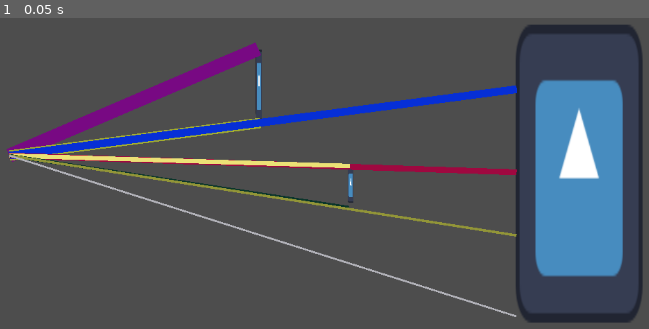
Above: before the commit, frame 1.
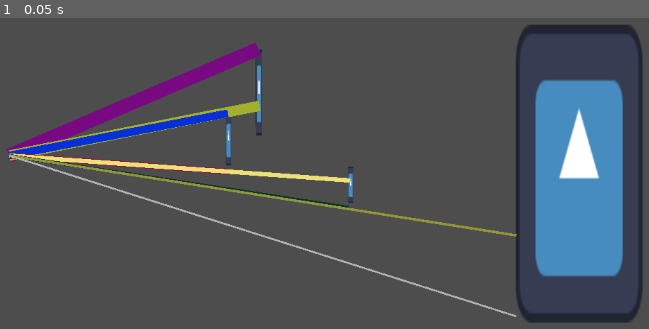
Above: after the commit, the same moment.

Repository: pancholope321/Wave-Mage
Game: Godot game, scene res://Scenes/fightScene.tscn
The game is run twice, just before and just after one commit, with the same random seed, the same clock (stepped at 60 frames per second) and the same inputs. The project has no main scene, so this scene is started directly. The engine's default icon, where the game draws it, is replaced by a stand-in: a white triangle on a blue panel in a dark square.
Inputs:
- Up to frame 1 (0.05 s): no input

The runs differ from the first frame. In frame 1, 5.3% of the frame differs, in the area x 1-80%, y 14-54%.

Commit message:
base code done

Diff:
--- a/Scenes/fightScene.tscn
+++ b/Scenes/fightScene.tscn
@@ -23,12 +23,12 @@
 position = Vector2(557, 173)
 
 [node name="Sprite2D" type="Sprite2D" parent="wallPoint1"]
-position = Vector2(1, 52.5)
-scale = Vector2(0.0703125, 0.804688)
+position = Vector2(1, 63)
+scale = Vector2(0.0703125, 0.96875)
 texture = ExtResource("1_d1vt0")
 
 [node name="wallPoint2" type="Node2D" parent="."]
-position = Vector2(560, 280)
+position = Vector2(560, 301)
 
 [node name="wallPoint3" type="Node2D" parent="."]
 position = Vector2(689, 342)
@@ -41,7 +41,18 @@
 [node name="wallPoint4" type="Node2D" parent="."]
 position = Vector2(688, 402)
 
-[node name="waveController" type="Node2D" parent="." node_paths=PackedStringArray("wave_start", "wave_end1", "wave_end2", "wall_point_1", "wall_point_2", "wall_point_3", "wall_point_4")]
+[node name="wallPoint5" type="Node2D" parent="."]
+position = Vector2(513, 266)
+
+[node name="Sprite2D" type="Sprite2D" parent="wallPoint5"]
+position = Vector2(1.25001, 38)
+scale = Vector2(0.0664061, 0.578125)
+texture = ExtResource("1_d1vt0")
+
+[node name="wallPoint6" type="Node2D" parent="."]
+position = Vector2(513, 350)
+
+[node name="waveController" type="Node2D" parent="." node_paths=PackedStringArray("wave_start", "wave_end1", "wave_end2", "wall_point_1", "wall_point_2", "wall_point_3", "wall_point_4", "wall_point_5", "wall_point_6")]
 script = ExtResource("1_viax6")
 wave_start = NodePath("../waveStart")
 wave_end1 = NodePath("../waveEnd1")
@@ -50,5 +61,7 @@
 wall_point_2 = NodePath("../wallPoint2")
 wall_point_3 = NodePath("../wallPoint3")
 wall_point_4 = NodePath("../wallPoint4")
+wall_point_5 = NodePath("../wallPoint5")
+wall_point_6 = NodePath("../wallPoint6")
 
 [node name="fightController" type="Node" parent="."]
--- a/Scripts/Game/wave_controller.gd
+++ b/Scripts/Game/wave_controller.gd
@@ -7,21 +7,28 @@
 @export var wall_point_2:Node2D
 @export var wall_point_3:Node2D
 @export var wall_point_4:Node2D
-
+@export var wall_point_5:Node2D
+@export var wall_point_6:Node2D
 
 
 var Structures = []
 func _ready() -> void:
-	attack()
+	attack(1)
 
-func attack():
-	var listOfPowers=[{"powerName": "wall",
+# when attack is pressed the wave is propagating
+func attack(damage):
+	# this are the structures that are placed on the canvas (example)
+	# the powerName is the actual function name, so wall calls func wall
+	var listOfPowers=[{"id":1,"powerName": "duplicatePower",
 		"startPos": wall_point_1.global_position,
 		"endPos": wall_point_2.global_position},
-		{"powerName": "wall2",
+		{"id":2,"powerName": "wall",
 		"startPos": wall_point_3.global_position,
-		"endPos": wall_point_4.global_position}]
-	var dict = {
+		"endPos": wall_point_4.global_position},
+		{"id":3,"powerName": "wall",
+		"startPos": wall_point_5.global_position,
+		"endPos": wall_point_6.global_position}]
+	var dict = {"id":0,
 		"powerName": "enemy",
 		"startPos": wave_end1.global_position,
 		"endPos": wave_end2.global_position
@@ -29,8 +36,6 @@
 
 	Structures.append(dict)
 	for i in range(listOfPowers.size()):
-		#var dictPower = listOfPowers[i].get_dictionary()
-		#Structures.append(dictPower)
 		Structures.append(listOfPowers[i])
 
 	var start_wave_position = wave_start.global_position
@@ -48,15 +53,18 @@
 				"angle_degrees": angle_degrees,
 				"distance": distance,
 				"powerName": structure.get("powerName", "unknown"),
-				"currentPos":pos
+				"currentPos":pos,
+				"id":structure["id"],
+				"damage":1
 			}
 			order.append(dictOrder)
 
 	order.sort_custom(sort_by_angle_then_distance)
-	print(order)
-	paint_ordered_walls(order)
+	var firstBeam=paint_ordered_walls(order)
+	for i in range(firstBeam.size()/2):
+		call(firstBeam[i*2].powerName,firstBeam[i*2],firstBeam[i*2+1])
 
-
+# with this function we visualize the borders of the waves
 func paint_ordered_walls(order):
 	var currentStructures=[]
 	var activePower={"distance"=99999999}
@@ -65,44 +73,48 @@
 			currentStructures.append(element)
 			if element.distance<activePower.distance:
 				if activePower.has("position"):
-					var newElements=order.filter(func(x): return x.powerName == activePower.powerName)
+					var newElements=order.filter(func(x): return x.id == activePower.id)
 					var nepos1=newElements[0].position
 					var nepos2=newElements[1].position
 					var neposang1=newElements[0].angle
 					var neposang2=newElements[1].angle
 					var newElementPosition=nepos2+(nepos1-nepos2)*(neposang2-element["angle"])/(neposang2-neposang1)
-					linesDrawn.append(newElementPosition)
+					var newdict=activePower.duplicate()
+					newdict.position=newElementPosition
+					linesDrawn.append(newdict)
 				activePower=element
-				linesDrawn.append(element["position"])
+				linesDrawn.append(element)
 			else:
 				continue
 		elif element["currentPos"]=="endPos":
-			currentStructures = currentStructures.filter(func(x): return x.powerName != element.powerName)
+			currentStructures = currentStructures.filter(func(x): return x.id != element.id)
 			if activePower.powerName==element.powerName:
-				linesDrawn.append(element["position"])
+				linesDrawn.append(element)
 				if currentStructures.size()>0:
-					currentStructures.sort_custom(sort_by_angle_then_distance)
-					print("currentStructures ",currentStructures)
+					currentStructures.sort_custom(sort_by_distance)
 					activePower=currentStructures[0]
-					var newElements=order.filter(func(x): return x.powerName == activePower.powerName)
+					var newElements=order.filter(func(x): return x.id == activePower.id)
 					var nepos1=newElements[0].position
 					var nepos2=newElements[1].position
 					var neposang1=newElements[0].angle
 					var neposang2=newElements[1].angle
 					var newElementPosition=nepos2+(nepos1-nepos2)*(neposang2-element["angle"])/(neposang2-neposang1)
-					linesDrawn.append(newElementPosition)
+					var newdict=activePower.duplicate()
+					newdict.position=newElementPosition
+					linesDrawn.append(newdict)
 				else:
 					activePower={"distance"=99999999}
-	print("linesDrawn ",linesDrawn)
+	return linesDrawn
+
+
 
 
 var linesDrawn=[]
 func _draw():
-	print("drawing")
 	var start_position = wave_start.global_position
 	var size=20.0
 	for line in linesDrawn:
-		var end_position = line
+		var end_position = line.position
 		var random_color = Color(randf(), randf(), randf())
 
 		draw_line(start_position, end_position, random_color, size)
@@ -114,3 +126,30 @@
 		return a.angle < b.angle
 	else:
 		return a.distance < b.distance
+
+
+func sort_by_distance(a, b):
+	if a.distance != b.distance:
+		return a.distance < b.distance
+	else:
+		return a.angle < b.angle
+
+# here are the functions called
+
+#apply damage to the enemy is surface area times damage
+func enemy(start,end):
+	print("enemy")
+	print("start: ",start)
+	print("end: ",end)
+
+# nothing function
+func wall(start,end):
+	print("wall")
+	print("start: ",start)
+	print("end: ",end)
+
+# here we need to apply the duplicate wave function, logic comes next
+func duplicatePower(start,end):
+	print("duplicate")
+	print("start: ",start)
+	print("end: ",end)
